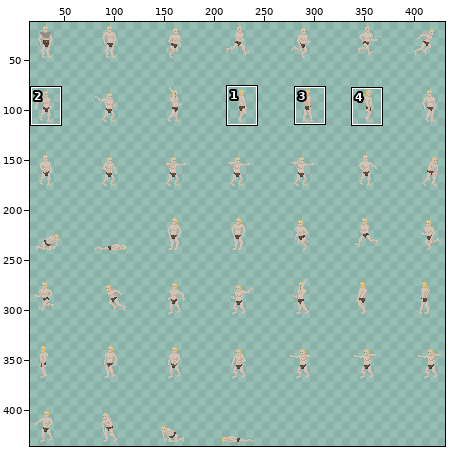
Pixel-art file, stored at Sprites/Player/Equipment/plate_armor.aseprite. The picture above shows the old version from afar; the outline marks the close-up.
Close-up. Before the edit:
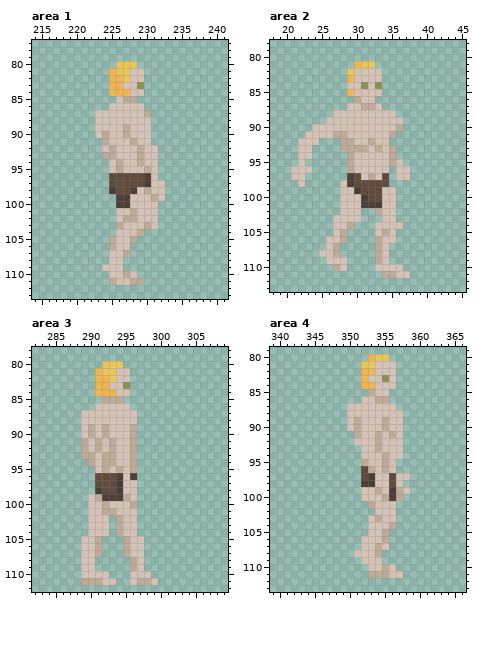
448x448 pixels, 1 frame. Shown: area 1: x 214..241, y 77..113; area 2: x 18..45, y 78..113; area 3: x 282..309, y 78..112; area 4: x 339..366, y 79..113. The wide view leaves out empty margins. The commit also changed other parts of the picture, which this record leaves out.
Once edited:
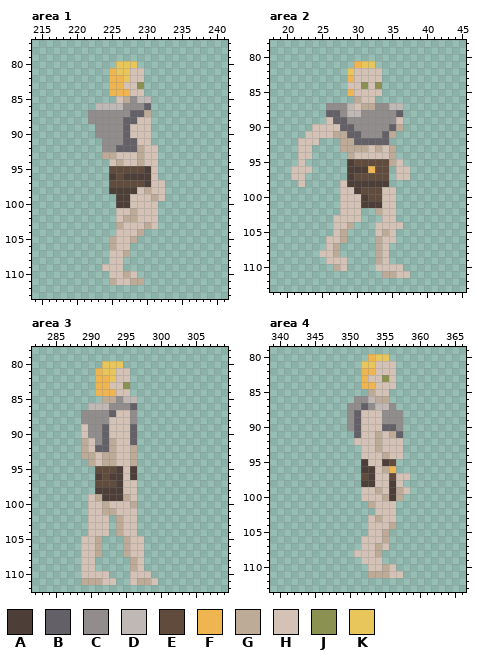
Palette (. is transparent): A #4d3f38  B #636167  C #918d8d  D #bfb8b4  E #604b3d  F #eeb551  G #bdaa97  H #d4c2b6  J #8b9150  K #e8c65b
The edit:
Changed rows in their new state; - is an unchanged pixel.
Area 1, layer "Layer 1":
first column x 222:
 85 ------CDD
 86 -DDDDCCCB
 87 CCCCCCBB-
 88 CCCCCBB--
 89 -CCCCB---
 90 -CCCCB---
 91 --CCCBB--
 92 --CCBBB--
 95 ---EEEEEA
 96 ---A-AAA-
 98 ----AA---
Area 2, layer "Layer 1":
first column x 26:
 87 CCCD---CCDD
 88 BBCDDCCCCCB
 89 -BBCCCCCCC-
 90 --BBCCCCCB-
 91 ---BBCCCB--
 92 ----BBBBB--
 95 ---AEEEEE--
 96 ---AAAFEE--
 97 -----EEE---
 98 ----AAAAA--
Area 3, layer "Layer 1":
first column x 289:
 85 -----CDD
 86 -DDDCCCB
 87 CCCCB--C
 88 CCCC---C
 89 -CCB---B
 90 -CCB---B
 91 --CB---B
 92 --BB----
 95 --EEEA-A
 96 --A-A---
 98 ---AA---
Area 4, layer "Layer 1":
first column x 350:
 86 -CCD----
 87 CCBCDDC-
 88 CB---CCC
 89 CB---CCC
 90 CB---BBC
 91 -B-----B
first column x 352:
 95 A--AE
 96 AA--F
 98 ----A
